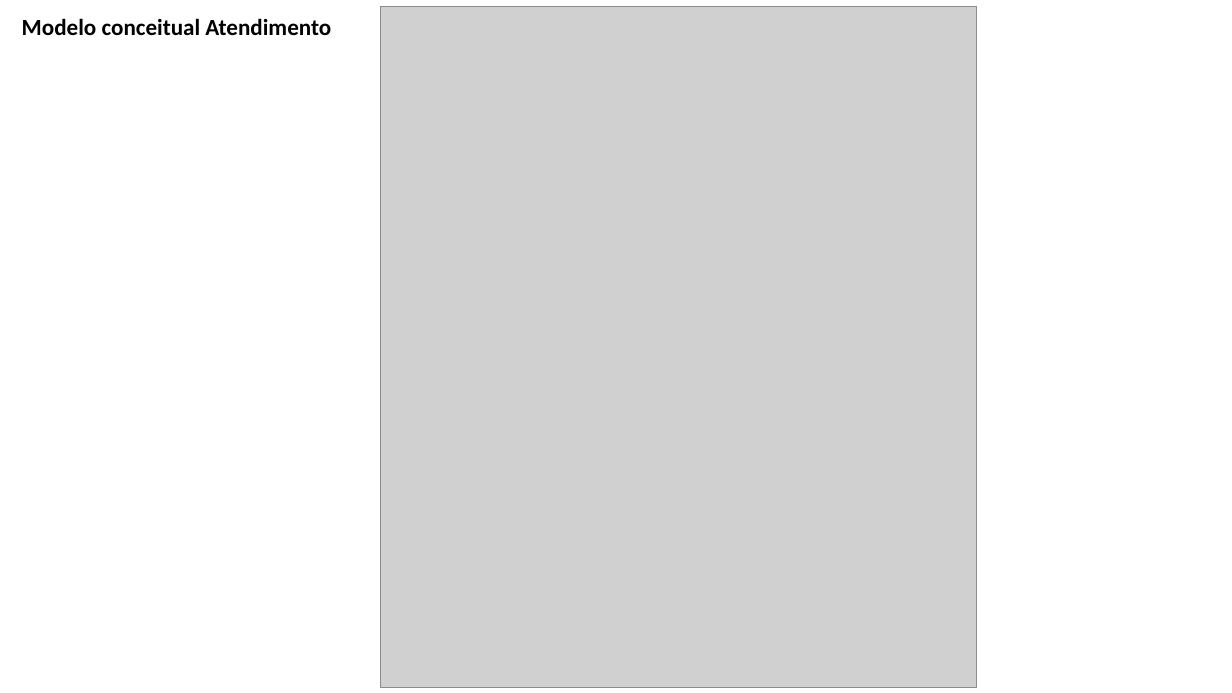
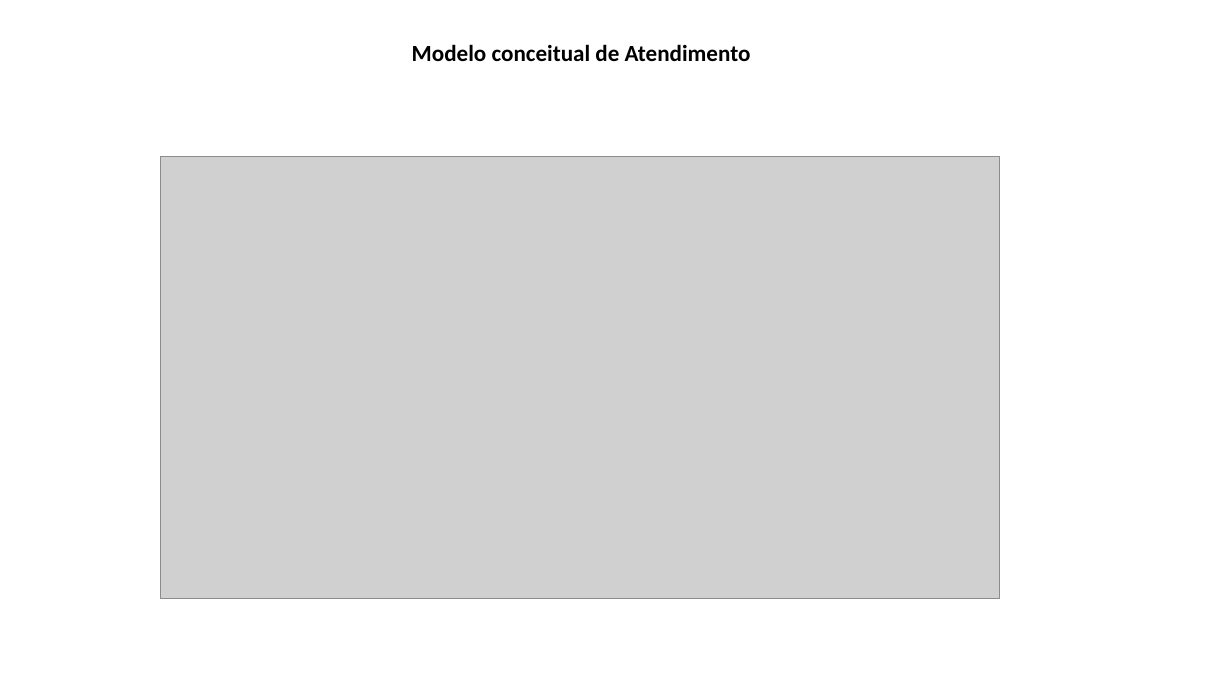
Before and after one commit to ph0980/OPE, a slide deck: slide 1 of Modelo conceitual/Ders.pptx. Drawn at 1232x693 pixels with LibreOffice and Linux fonts; fonts in the diff are those of the drawing; grey boxes stand for pictures. Boxes give left, top, right and bottom in pixels: in the first picture for what was removed or moved away, otherwise in the second. Text is boxed around its words. In the diff, an @@ line names an element or a change of style, - is before the commit and + after.

```diff
--- a/Modelo conceitual/Ders.pptx
+++ b/Modelo conceitual/Ders.pptx
@@ text at box(412, 44, 751, 61): text changed @@
-Modelo conceitual Atendimento
+Modelo conceitual de Atendimento
@@ picture: place and size @@
-picture at box(381, 6, 977, 689)
+picture at box(161, 157, 999, 599)
```
Also in this commit, not shown: 1 other slide changed, 13 other files.
